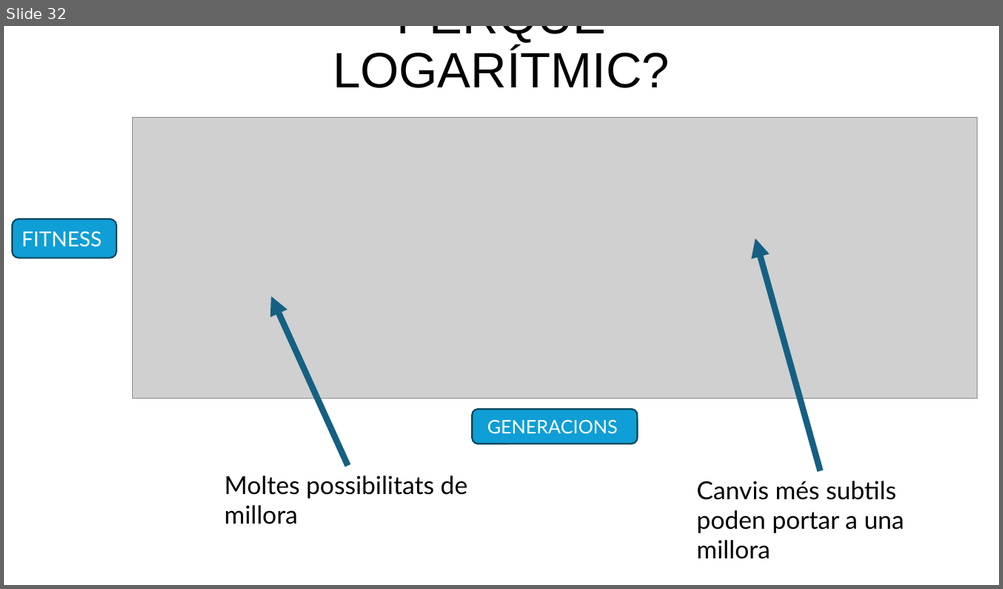
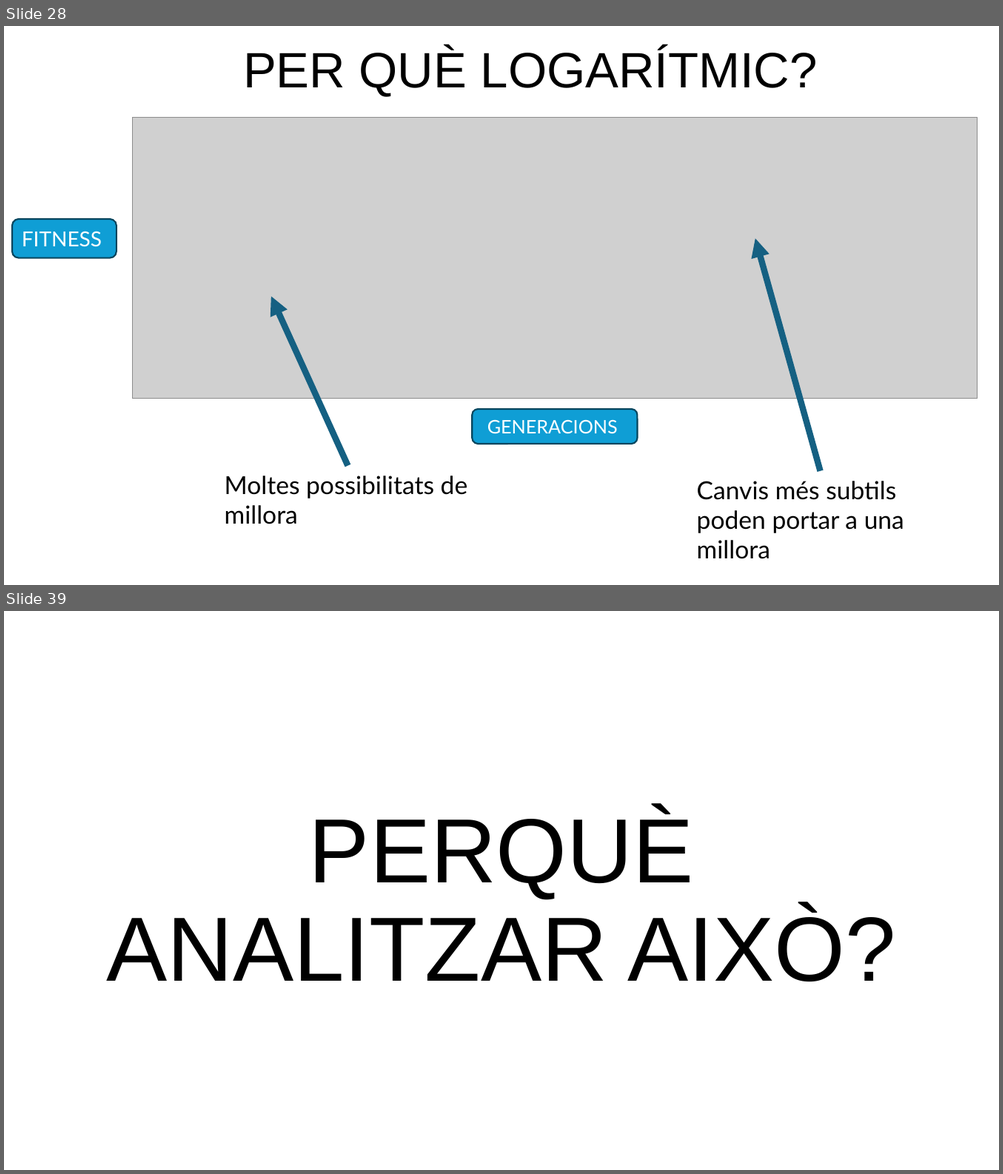
Before and after one commit to FerrerJan/Treball-de-Recerca-IA, a slide deck: TR_ESCRIT/PPT_Teo.pptx. Shown one above the other, each under a label of ours: slide 32 before the commit, slides 28 and 39 after it; the slides between them are not shown. The pictures are 1003x589 and 1003x1174 pixels, drawn with LibreOffice and Linux fonts; fonts in the diff are those of the drawing; grey boxes stand for pictures. Boxes give left, top, right and bottom in pixels: in the first picture for what was removed or moved away, otherwise in the second. Text is boxed around its words. In the diff, an @@ line names an element or a change of style, - is before the commit and + after.

```diff
--- a/TR_ESCRIT/PPT_Teo.pptx
+++ b/TR_ESCRIT/PPT_Teo.pptx
@@ slide 39 added at box(4, 611, 999, 1170), background #FFFFFF @@
@@ title added at box(106, 810, 896, 982), 88 pt, text #000000 @@
+PERQUÈ ANALITZAR AIXÒ?
@@ what was slide 32 is now slide 28 @@
@@ slide 28 changed as well @@
@@ text at box(243, 48, 817, 97): spaces changed @@
-PERQUÈ LOGARÍTMIC?
+PER QUÈ LOGARÍTMIC?
```
Also in this commit, not shown: 9 other slides changed, 11 other slides added, 3 slides removed.
